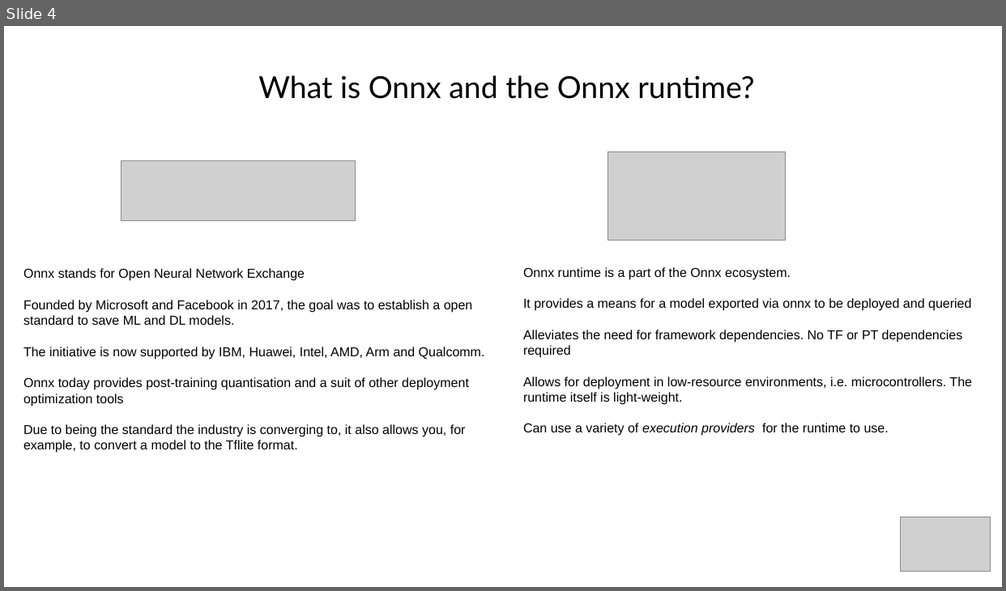
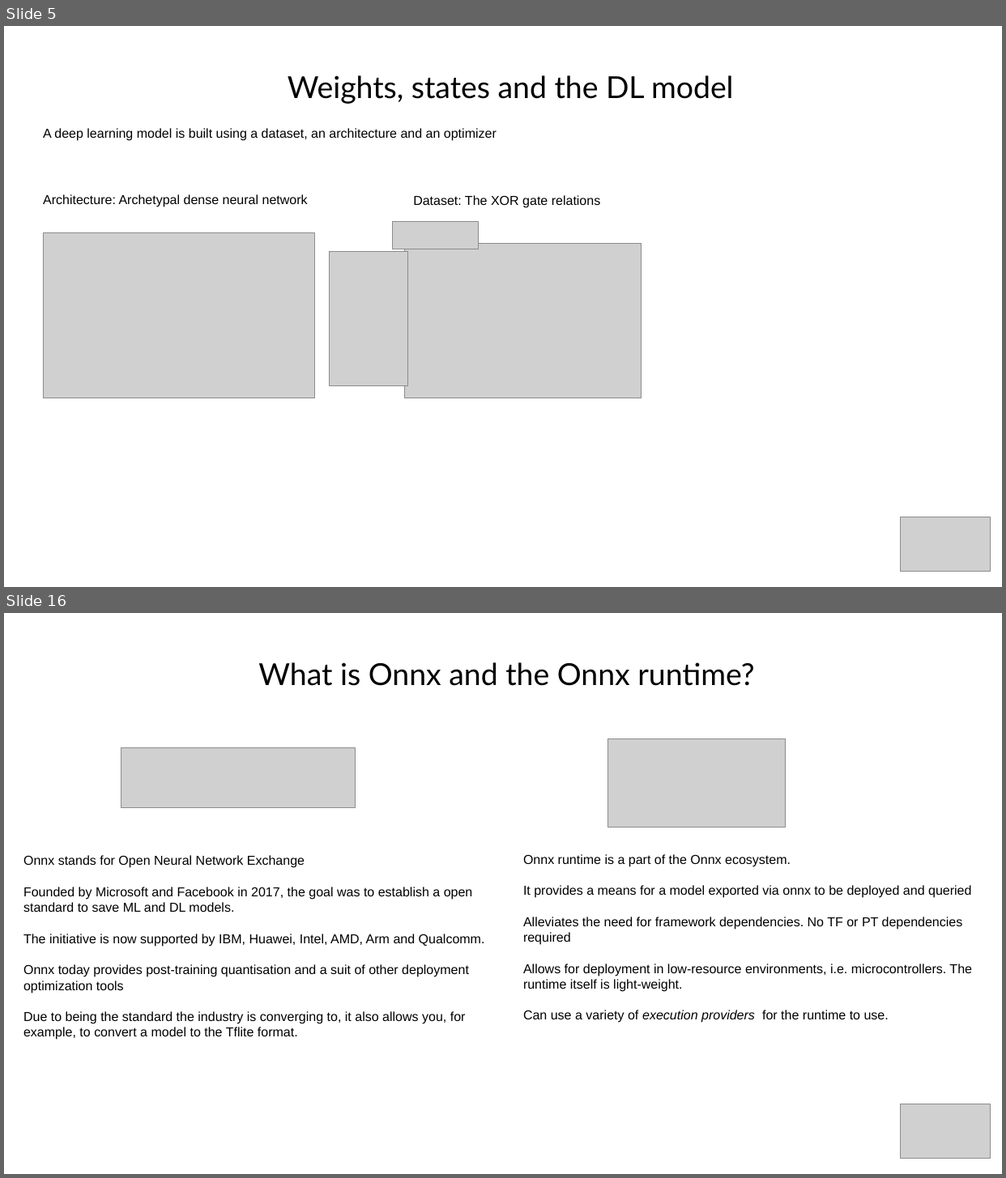
Before and after one commit to akinwilson/heed, a slide deck: reducing-inference-time.odp. Shown one above the other, each under a label of ours: slide 4 before the commit, slides 5 and 16 after it; the slides between them are not shown. The pictures are 1006x591 and 1006x1178 pixels, drawn with LibreOffice and Linux fonts; fonts in the diff are those of the drawing; grey boxes stand for pictures. Boxes give left, top, right and bottom in pixels: in the first picture for what was removed or moved away, otherwise in the second. Text is boxed around its words. In the diff, an @@ line names an element or a change of style, - is before the commit and + after.

```diff
--- a/reducing-inference-time.odp
+++ b/reducing-inference-time.odp
@@ slide 5 added at bbox=[4, 26, 1002, 587], background #FFFFFF @@
@@ title added at bbox=[288, 75, 733, 104], 28 pt, text #000000 @@
+Weights, states and the DL model
@@ subtitle added at bbox=[43, 128, 496, 141], 12 pt, text #000000 @@
+A deep learning model is built using a dataset, an architecture and an optimizer
@@ text added at bbox=[43, 194, 308, 207], 12 pt, text #000000 @@
+Architecture: Archetypal dense neural network
@@ text added at bbox=[413, 195, 601, 208], 12 pt, text #000000 @@
+Dataset: The XOR gate relations
@@ picture added at bbox=[43, 233, 314, 399] @@
@@ picture added at bbox=[392, 222, 478, 250] @@
@@ picture added at bbox=[404, 244, 641, 399] @@
@@ picture added at bbox=[329, 252, 408, 386] @@
@@ picture added at bbox=[901, 517, 991, 572] @@
@@ what was slide 4 is now slide 16 @@
```
Also in this commit, not shown: 9 slides changed, 12 other slides added, 1 slide removed.
